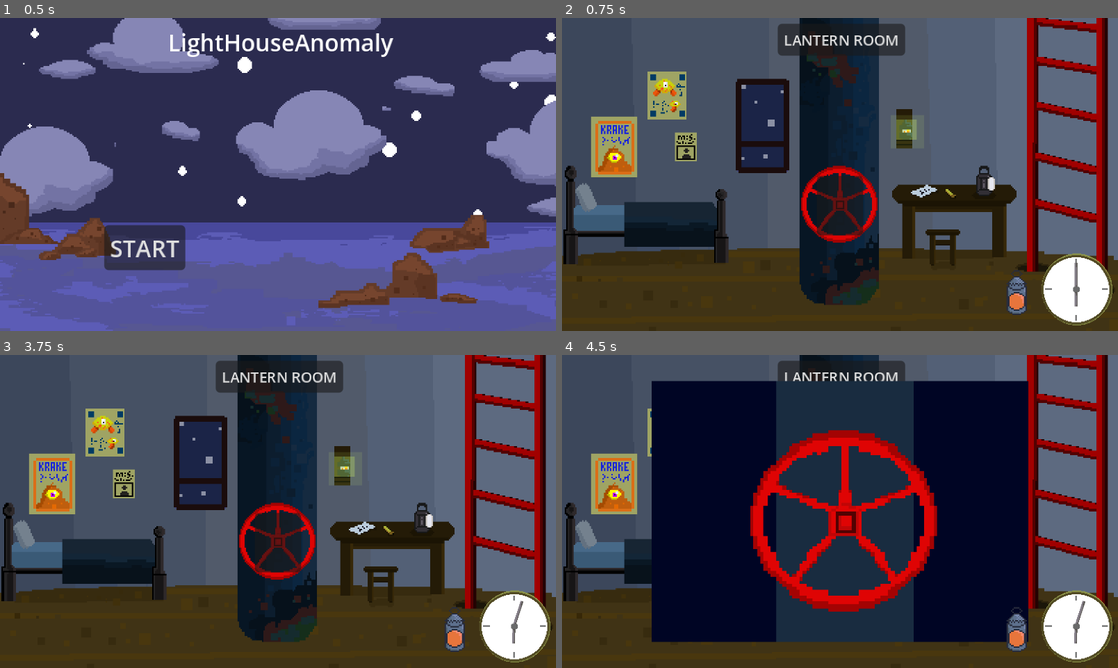
Above: before the commit, frames 1-4 (two rows, left to right).
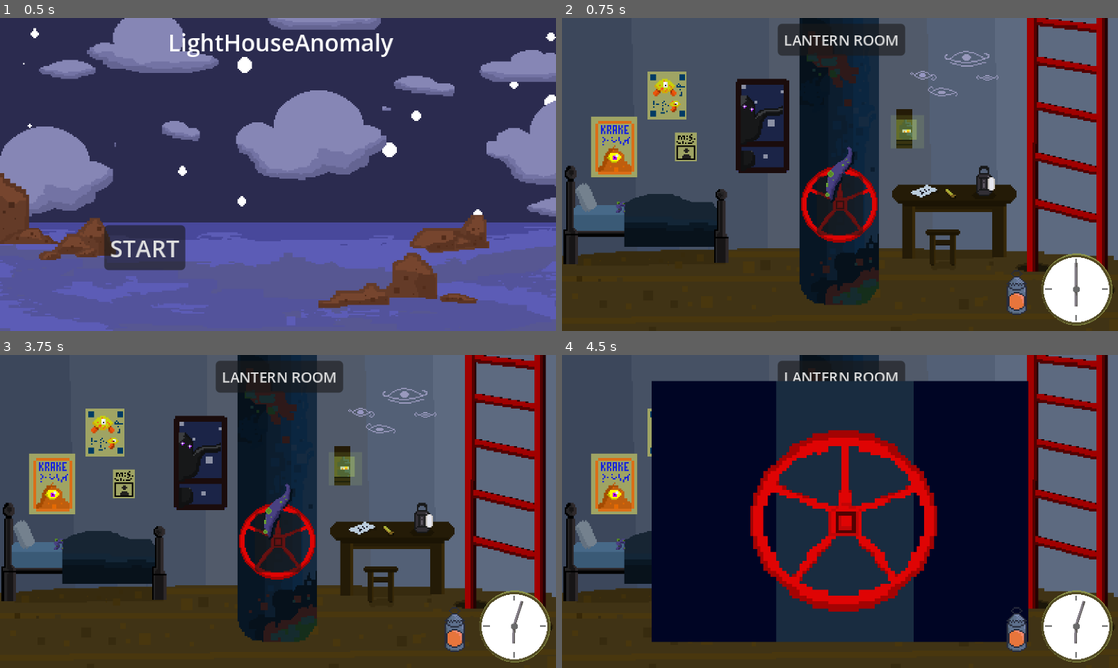
Above: after the commit, the same moments.

Repository: DerangedPalmito/Gamejam-Plus-26
Game: Godot game, scene res://scenes/UI/MainMenu.tscn
The game is run twice, just before and just after one commit, with the same random seed, the same clock (stepped at 60 frames per second) and the same inputs.
Inputs (mouse positions are in pixels of both pictures, inside the frame that each line leads up to):
- Up to frame 1 (0.5 s): no input
- Up to frame 2 (0.75 s): click "START" at 0.5 s
- Up to frame 3 (3.75 s): click "LANTERN ROOM" at 1.25 s; click "EXTERIOR NORTH" at 2 s; click "Lantern Room" at 2.75 s; click "BEDROOM" at 3.5 s
- Up to frame 4 (4.5 s): click (840, 542) at 4.25 s

Frame 1 is identical in both runs. In frame 2, 1.5% of the frame differs, in the area x 9-79%, y 10-63%; in frame 3, 1.5%; in frame 4, 0.1%.

Commit message:
#FEAT: Começando a colocar as alucinações.

Diff:
--- a/scenes/Rooms/BullseyeLantern.tscn
+++ /dev/null
@@ -1,22 +0,0 @@
-[gd_scene format=3 uid="uid://by40dcritaxki"]
-
-[ext_resource type="Script" uid="uid://dw5cmg68vdnl1" path="res://scripts/bullseye_lantern.gd" id="1_80uq6"]
-
-[sub_resource type="Gradient" id="Gradient_ktfow"]
-offsets = PackedFloat32Array(0, 0.6370192, 1)
-colors = PackedColorArray(0.91326916, 0.8214902, 0, 1, 0.5119952, 0.47313702, 0.123413466, 0.6370192, 0.34, 0.34, 0.34, 0)
-
-[sub_resource type="GradientTexture2D" id="GradientTexture2D_2a16o"]
-gradient = SubResource("Gradient_ktfow")
-fill = 1
-fill_from = Vector2(0.5052083, 0.4878472)
-fill_to = Vector2(0.890625, 0.8524306)
-
-[node name="BullseyeLantern" type="Node2D" unique_id=1887440402]
-script = ExtResource("1_80uq6")
-
-[node name="PointLight2D" type="PointLight2D" parent="." unique_id=735291449]
-scale = Vector2(0.76168966, 0.76168966)
-energy = 3.0
-texture = SubResource("GradientTexture2D_2a16o")
-texture_scale = 1.08
--- a/scenes/Rooms/Devroom.tscn
+++ b/scenes/Rooms/Devroom.tscn
@@ -21,13 +21,20 @@
 [ext_resource type="Texture2D" uid="uid://blb765tt45nx6" path="res://assets/sprites/Rooms/Bedroom/Bedroom.png" id="12_k3oqt"]
 [ext_resource type="Script" uid="uid://ms6ua2drjd7f" path="res://scripts/lantern.gd" id="13_eb0sy"]
 [ext_resource type="Script" uid="uid://djyeh5ks8uyqn" path="res://scripts/Tasks/OpenValveTask/OpenValveTask.gd" id="13_ktxcu"]
-[ext_resource type="Script" uid="uid://bjcncmm7wk8iv" path="res://scripts/hallucination.gd" id="14_7q58c"]
 [ext_resource type="Texture2D" uid="uid://x36ym02u2os3" path="res://assets/sprites/Rooms/LanternRoom/CleaningWindowZoom.png" id="14_s0huw"]
 [ext_resource type="PackedScene" uid="uid://cv8g38nq75anl" path="res://scenes/UI/clock.tscn" id="15_nves3"]
 [ext_resource type="Texture2D" uid="uid://bai0gtisak7gp" path="res://assets/sprites/Rooms/LanternRoom/LanternZoomTask.png" id="16_b25mp"]
 [ext_resource type="Texture2D" uid="uid://bbw5mhl2tara" path="res://assets/sprites/UI/Valve/ValveZoom.png" id="19_crl1x"]
 [ext_resource type="Texture2D" uid="uid://htdrpf5bdqhp" path="res://assets/sprites/UI/Clock/clock_frame.png" id="20_c7q2a"]
+[ext_resource type="Script" uid="uid://cqy2353rivvst" path="res://scripts/Hallucinations/HTentacle.gd" id="25_15smh"]
+[ext_resource type="Texture2D" uid="uid://cfsd8xjwi7pu" path="res://assets/sprites/Hallucinations/H_Tentacle_Valve.png" id="25_cb8w2"]
 [ext_resource type="AudioStream" uid="uid://bqfnxhp2yxfav" path="res://assets/audio/sfx/FootSteps.mp3" id="26_s0huw"]
+[ext_resource type="Script" uid="uid://btu386pd73x5r" path="res://scripts/Hallucinations/HApparition.gd" id="27_c5nik"]
+[ext_resource type="Texture2D" uid="uid://w7h5t7bgvpkm" path="res://assets/sprites/Hallucinations/H_Apparition.png" id="27_h2b7j"]
+[ext_resource type="Script" uid="uid://dl12vn6w12g0x" path="res://scripts/Hallucinations/HBedtime.gd" id="29_5rov7"]
+[ext_resource type="Texture2D" uid="uid://dwmag7pub6vy6" path="res://assets/sprites/Hallucinations/H_Bedtime_Tentacle.png" id="29_afos2"]
+[ext_resource type="Texture2D" uid="uid://dlitlf3ojmj22" path="res://assets/sprites/Hallucinations/H_Curious_Cloud.png" id="31_7vaoq"]
+[ext_resource type="Script" uid="uid://bb3nx5f3sa1x8" path="res://scripts/Hallucinations/HCuriousCloud.gd" id="31_876ev"]
 
 [sub_resource type="Gradient" id="Gradient_ktfow"]
 offsets = PackedFloat32Array(0, 0.6370192, 1)
@@ -39,6 +46,8 @@
 fill_from = Vector2(0.5052083, 0.4878472)
 fill_to = Vector2(0.890625, 0.8524306)
 
+[sub_resource type="CircleShape2D" id="CircleShape2D_caeip"]
+
 [sub_resource type="RectangleShape2D" id="RectangleShape2D_caeip"]
 size = Vector2(287, 200)
 
@@ -52,6 +61,19 @@
 height = 100
 noise = SubResource("FastNoiseLite_s0huw")
 color_ramp = SubResource("Gradient_0rl78")
+
+[sub_resource type="RectangleShape2D" id="RectangleShape2D_dfx2s"]
+size = Vector2(17.052275, 46.073204)
+
+[sub_resource type="RectangleShape2D" id="RectangleShape2D_yij0u"]
+size = Vector2(29.69306, 61.201954)
+
+[sub_resource type="CapsuleShape2D" id="CapsuleShape2D_sg8nh"]
+radius = 6.6943474
+height = 56.645905
+
+[sub_resource type="CircleShape2D" id="CircleShape2D_sg8nh"]
+radius = 39.473553
 
 [node name="Devroom" type="Node2D" unique_id=1740814942]
 script = ExtResource("1_dyj72")
@@ -67,6 +89,13 @@
 script = ExtResource("13_eb0sy")
 
 [node name="Area2D" type="Area2D" parent="Lantern" unique_id=2146847616]
+position = Vector2(279.64145, 45.950474)
+scale = Vector2(2, 2)
+
+[node name="CollisionShape2D" type="CollisionShape2D" parent="Lantern/Area2D" unique_id=452508597]
+z_index = 1
+position = Vector2(-139.82072, -23.631672)
+shape = SubResource("CircleShape2D_caeip")
 
 [node name="Rooms" type="Node2D" parent="." unique_id=902412338]
 
@@ -384,8 +413,70 @@
 [node name="Hallucinations" type="Node2D" parent="." unique_id=333531320]
 scale = Vector2(0.76168966, 0.76168966)
 
-[node name="Sprite2D" type="Sprite2D" parent="Hallucinations" unique_id=873982082]
-script = ExtResource("14_7q58c")
+[node name="H_Tentacle_Valve" type="StaticBody2D" parent="Hallucinations" unique_id=1084327159 groups=["hallucination"]]
+script = ExtResource("25_15smh")
+
+[node name="HallucinationsTentacle1" type="Sprite2D" parent="Hallucinations/H_Tentacle_Valve" unique_id=873982082]
+texture = ExtResource("25_cb8w2")
+
+[node name="CollisionShape2D" type="CollisionShape2D" parent="Hallucinations/H_Tentacle_Valve" unique_id=1621993982]
+position = Vector2(-2.1509087, -0.63316065)
+rotation = 0.35279778
+scale = Vector2(0.99999994, 0.99999994)
+shape = SubResource("RectangleShape2D_dfx2s")
+
+[node name="TimerTillDeath" type="Timer" parent="Hallucinations/H_Tentacle_Valve" unique_id=1809986288]
+wait_time = 3.0
+
+[node name="RespawnTimer" type="Timer" parent="Hallucinations/H_Tentacle_Valve" unique_id=592188626]
+
+[node name="H_Apparition" type="StaticBody2D" parent="Hallucinations" unique_id=1282340150 groups=["hallucination"]]
+script = ExtResource("27_c5nik")
+
+[node name="HApparition" type="Sprite2D" parent="Hallucinations/H_Apparition" unique_id=1757631129]
+position = Vector2(-70.89501, -40.69899)
+scale = Vector2(1.3128706, 1.3128706)
+texture = ExtResource("27_h2b7j")
+
+[node name="CollisionShape2D" type="CollisionShape2D" parent="Hallucinations/H_Apparition" unique_id=1119624121]
+position = Vector2(-76.551445, -40.698986)
+shape = SubResource("RectangleShape2D_yij0u")
+
+[node name="TimerTillDeath" type="Timer" parent="Hallucinations/H_Apparition" unique_id=1800301728]
+
+[node name="RespawnTimer" type="Timer" parent="Hallucinations/H_Apparition" unique_id=2028808004]
+
+[node name="H_Bedtime_Tentacle" type="StaticBody2D" parent="Hallucinations" unique_id=1455902446 groups=["hallucination"]]
+script = ExtResource("29_5rov7")
+
+[node name="HBedtimeTentacle" type="Sprite2D" parent="Hallucinations/H_Bedtime_Tentacle" unique_id=1748636634]
+position = Vector2(-168.04749, 26.257408)
+texture = ExtResource("29_afos2")
+
+[node name="TimerTillDeath" type="Timer" parent="Hallucinations/H_Bedtime_Tentacle" unique_id=1480143225]
+
+[node name="RespawnTimer" type="Timer" parent="Hallucinations/H_Bedtime_Tentacle" unique_id=583602739]
+
+[node name="CollisionShape2D" type="CollisionShape2D" parent="Hallucinations/H_Bedtime_Tentacle" unique_id=2118730249]
+position = Vector2(-175.92467, 24.94454)
+rotation = 1.3727069
+shape = SubResource("CapsuleShape2D_sg8nh")
+
+[node name="H_Curious_Cloud" type="StaticBody2D" parent="Hallucinations" unique_id=1474093983 groups=["hallucination"]]
+position = Vector2(103.71678, -91.90094)
+script = ExtResource("31_876ev")
+
+[node name="CollisionShape2D" type="CollisionShape2D" parent="Hallucinations/H_Curious_Cloud" unique_id=1755309141]
+shape = SubResource("CircleShape2D_sg8nh")
+
+[node name="Sprite2D" type="Sprite2D" parent="Hallucinations/H_Curious_Cloud" unique_id=1130537119]
+texture = ExtResource("31_7vaoq")
+
+[node name="RespawnTimer" type="Timer" parent="Hallucinations/H_Curious_Cloud" unique_id=2054423924]
+
+[node name="TimerTillDeath" type="Timer" parent="Hallucinations/H_Curious_Cloud" unique_id=605751372]
+
+[node name="H_Evil_Star" type="StaticBody2D" parent="Hallucinations" unique_id=2060439311]
 
 [node name="Audios" type="Node2D" parent="." unique_id=1990645478]
 position = Vector2(0, -220)
@@ -402,6 +493,7 @@
 [node name="InsideSFX" type="AudioStreamPlayer2D" parent="Audios/SFX" unique_id=1256222079]
 stream = ExtResource("2_cb8w2")
 
+[connection signal="body_entered" from="Lantern/Area2D" to="Lantern" method="_on_area_2d_body_entered"]
 [connection signal="pressed" from="Rooms/ExteriorSouth/ExteriorEast" to="Rooms/ExteriorSouth" method="_on_exterior_east_pressed"]
 [connection signal="pressed" from="Rooms/ExteriorSouth/ExteriorWest" to="Rooms/ExteriorSouth" method="_on_exterior_west_pressed"]
 [connection signal="pressed" from="Rooms/ExteriorEast/ExteriorNorth" to="Rooms/ExteriorEast" method="_on_exterior_north_pressed"]
--- /dev/null
+++ b/scripts/Hallucinations/HApparition.gd
@@ -0,0 +1,32 @@
+extends StaticBody2D
+
+@export var time_to_die := 2.0
+@export var respawn_time := 8.0
+@onready var collision: CollisionShape2D = $CollisionShape2D
+@onready var timer_till_death: Timer = $TimerTillDeath
+@onready var respawn_timer: Timer = $RespawnTimer
+
+func _ready() -> void:
+	add_to_group("hallucination")
+	timer_till_death.one_shot = true
+	timer_till_death.wait_time = time_to_die
+	timer_till_death.timeout.connect(_on_death)
+	respawn_timer.one_shot = true
+	respawn_timer.wait_time = respawn_time
+	respawn_timer.timeout.connect(_on_respawn)
+
+func lit() -> void:
+	if visible and timer_till_death.is_stopped():
+		timer_till_death.start()
+
+func unlit() -> void:
+	timer_till_death.stop()
+
+func _on_death() -> void:
+	hide()
+	collision.set_deferred("disabled", true)
+	respawn_timer.start()
+
+func _on_respawn() -> void:
+	show()
+	collision.set_deferred("disabled", false)
--- /dev/null
+++ b/scripts/Hallucinations/HBedtime.gd
@@ -0,0 +1,32 @@
+extends StaticBody2D
+
+@export var time_to_die := 2.0
+@export var respawn_time := 8.0
+@onready var collision: CollisionShape2D = $CollisionShape2D
+@onready var timer_till_death: Timer = $TimerTillDeath
+@onready var respawn_timer: Timer = $RespawnTimer
+
+func _ready() -> void:
+	add_to_group("hallucination")
+	timer_till_death.one_shot = true
+	timer_till_death.wait_time = time_to_die
+	timer_till_death.timeout.connect(_on_death)
+	respawn_timer.one_shot = true
+	respawn_timer.wait_time = respawn_time
+	respawn_timer.timeout.connect(_on_respawn)
+
+func lit() -> void:
+	if visible and timer_till_death.is_stopped():
+		timer_till_death.start()
+
+func unlit() -> void:
+	timer_till_death.stop()
+
+func _on_death() -> void:
+	hide()
+	collision.set_deferred("disabled", true)
+	respawn_timer.start()
+
+func _on_respawn() -> void:
+	show()
+	collision.set_deferred("disabled", false)
--- /dev/null
+++ b/scripts/Hallucinations/HCuriousCloud.gd
@@ -0,0 +1,32 @@
+extends StaticBody2D
+
+@export var time_to_die := 2.0
+@export var respawn_time := 8.0
+@onready var collision: CollisionShape2D = $CollisionShape2D
+@onready var timer_till_death: Timer = $TimerTillDeath
+@onready var respawn_timer: Timer = $RespawnTimer
+
+func _ready() -> void:
+	add_to_group("hallucination")
+	timer_till_death.one_shot = true
+	timer_till_death.wait_time = time_to_die
+	timer_till_death.timeout.connect(_on_death)
+	respawn_timer.one_shot = true
+	respawn_timer.wait_time = respawn_time
+	respawn_timer.timeout.connect(_on_respawn)
+
+func lit() -> void:
+	if visible and timer_till_death.is_stopped():
+		timer_till_death.start()
+
+func unlit() -> void:
+	timer_till_death.stop()
+
+func _on_death() -> void:
+	hide()
+	collision.set_deferred("disabled", true)
+	respawn_timer.start()
+
+func _on_respawn() -> void:
+	show()
+	collision.set_deferred("disabled", false)
--- /dev/null
+++ b/scripts/Hallucinations/HTentacle.gd
@@ -0,0 +1,32 @@
+extends StaticBody2D
+
+@export var time_to_die := 2.0
+@export var respawn_time := 8.0
+@onready var collision: CollisionShape2D = $CollisionShape2D
+@onready var timer_till_death: Timer = $TimerTillDeath
+@onready var respawn_timer: Timer = $RespawnTimer
+
+func _ready() -> void:
+	add_to_group("hallucination")
+	timer_till_death.one_shot = true
+	timer_till_death.wait_time = time_to_die
+	timer_till_death.timeout.connect(_on_death)
+	respawn_timer.one_shot = true
+	respawn_timer.wait_time = respawn_time
+	respawn_timer.timeout.connect(_on_respawn)
+
+func lit() -> void:
+	if visible and timer_till_death.is_stopped():
+		timer_till_death.start()
+
+func unlit() -> void:
+	timer_till_death.stop()
+
+func _on_death() -> void:
+	hide()
+	collision.set_deferred("disabled", true)
+	respawn_timer.start()
+
+func _on_respawn() -> void:
+	show()
+	collision.set_deferred("disabled", false)
--- a/scripts/Rooms/Devroom.gd
+++ b/scripts/Rooms/Devroom.gd
@@ -62,8 +62,6 @@
 	if current_connections.has(direction):
 		var next_room = current_connections[direction]
 		change_room(next_room)
-	else:
-		print("Caminho bloqueado nesta direção!")
 
 func change_room(new_room: String) -> void:
 	if new_room.begins_with("Exterior"):
@@ -90,7 +88,3 @@
 	screen_fade.mouse_filter = Control.MOUSE_FILTER_IGNORE
 	in_transaction = false
 	foot_steps.stop()
-
-
-func _on_texture_button_toggled(toggled_on: bool) -> void:
-	pass # Replace with function body.
--- a/scripts/hallucination.gd
+++ /dev/null
@@ -1,10 +0,0 @@
-extends Sprite2D
-class_name Hallucination
-
-func _ready() -> void:
-	pass # Replace with function body.
-
-
-# Called every frame. 'delta' is the elapsed time since the previous frame.
-func _process(delta: float) -> void:
-	pass
--- a/scripts/lantern.gd
+++ b/scripts/lantern.gd
@@ -1,15 +1,37 @@
 extends PointLight2D
 
-@export var lantern_button: TextureButton
+@onready var area: Area2D = $Area2D
+var lit := false
 
 func _ready() -> void:
-	pass
+	enabled = false
+	area.monitoring = false
 
-func _process(delta: float) -> void:
+func _process(_delta: float) -> void:
 	global_position = get_global_mouse_position()
 
-
 func _on_texture_button_toggled(toggled_on: bool) -> void:
+	print("botão clicado")
+	if lit:
+		return
+	lit = true
 	enabled = true
+	area.monitoring = true
 	await get_tree().create_timer(4.0).timeout
 	enabled = false
+	# avisa quem ainda estava na luz antes de desligar
+	for body in area.get_overlapping_bodies():
+		if body.is_in_group("hallucination"):
+			body.unlit()
+	area.set_deferred("monitoring", false)
+	lit = false
+
+func _on_area_2d_body_entered(body: Node2D) -> void:
+	print("entrou: ", body.name)
+	if body.is_in_group("hallucination"):
+		print("entrou: ", body.name)
+		body.lit()
+
+func _on_area_2d_body_exited(body: Node2D) -> void:
+	if body.is_in_group("hallucination"):
+		body.unlit()
Not shown, added: assets/sprites/Hallucinations/H_Apparition.png.import
Not shown, added: assets/sprites/Hallucinations/H_Bedtime_Tentacle.png.import
Not shown, added: assets/sprites/Hallucinations/H_Curious_Cloud.png.import
Not shown, added: assets/sprites/Hallucinations/H_Evil_Star.png.import
Not shown, added: assets/sprites/Hallucinations/H_Grabbers.png.import
Not shown, added: assets/sprites/Hallucinations/H_Green_Thing.png.import
Not shown, added: assets/sprites/Hallucinations/H_Interdimensional_Peeker.png.import
Not shown, added: assets/sprites/Hallucinations/H_Mermaid.png.import
Not shown, added: assets/sprites/Hallucinations/H_Mirror.png.import
Not shown, added: assets/sprites/Hallucinations/H_Rocky.png.import
Not shown, added: assets/sprites/Hallucinations/H_Serpent.png.import
Not shown, added: assets/sprites/Hallucinations/H_Spirits.png.import
(and 7 more such lines)
